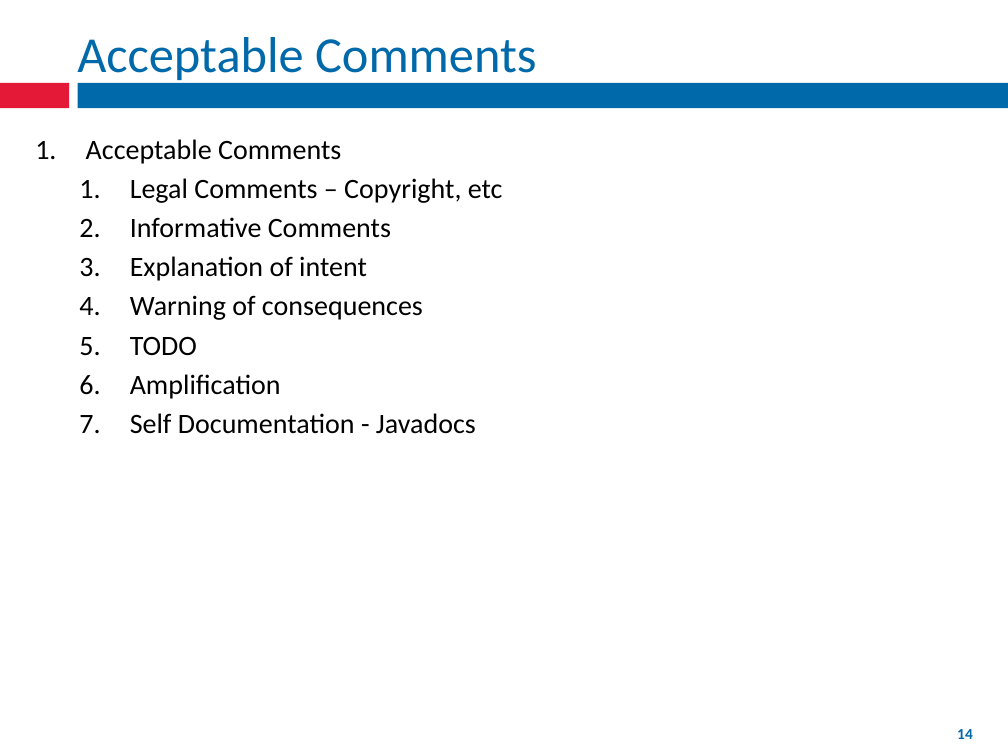
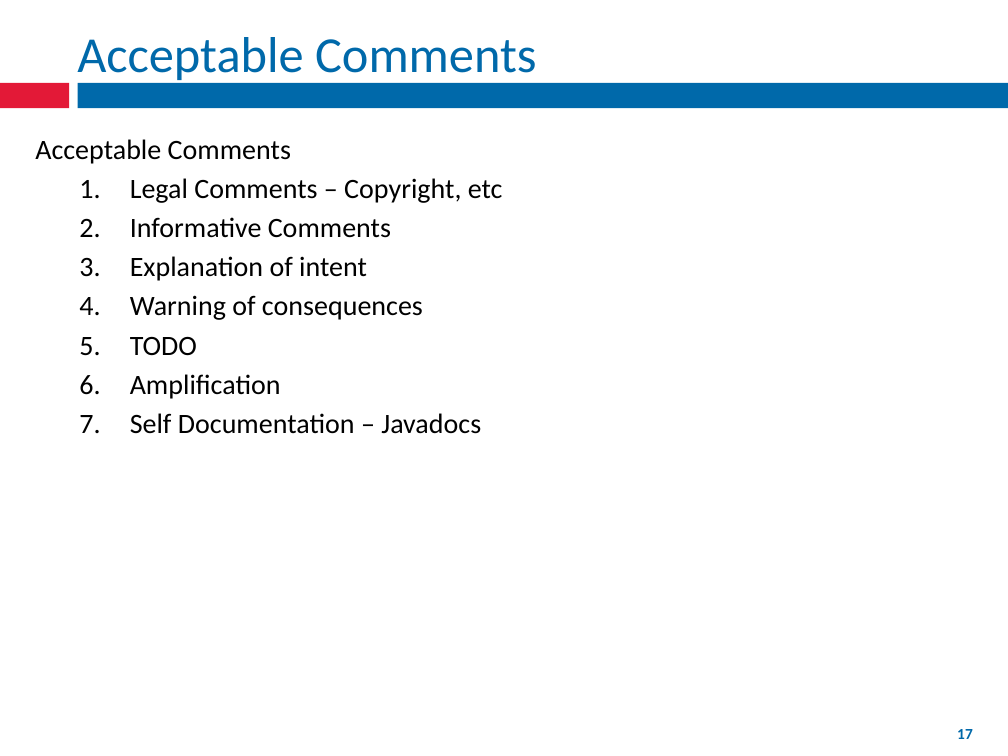
Before and after one commit to fernandozamoraj/Clean-Code-Presentation, a slide deck: slide 17 of Clean Code.pptx (slide 14 before the commit). Drawn at 1008x756 pixels with LibreOffice and Linux fonts; fonts in the diff are those of the drawing; background and template pictures are left out. Boxes give left, top, right and bottom in pixels: in the first picture for what was removed or moved away, otherwise in the second. Text is boxed around its words. In the diff, an @@ line names an element or a change of style, - is before the commit and + after.

```diff
--- a/Clean Code.pptx
+++ b/Clean Code.pptx
@@ text at [35,139,291,164]: bullet 1. to none @@
@@ text at [130,413,481,434]: text changed @@
-  7. Self Documentation - Javadocs
+  7. Self Documentation – Javadocs
@@ page number at [957,729,973,739]: text changed @@
-14
+17
```
Also in this commit, not shown: 8 other slides changed, 3 slides added, 8 other files.
